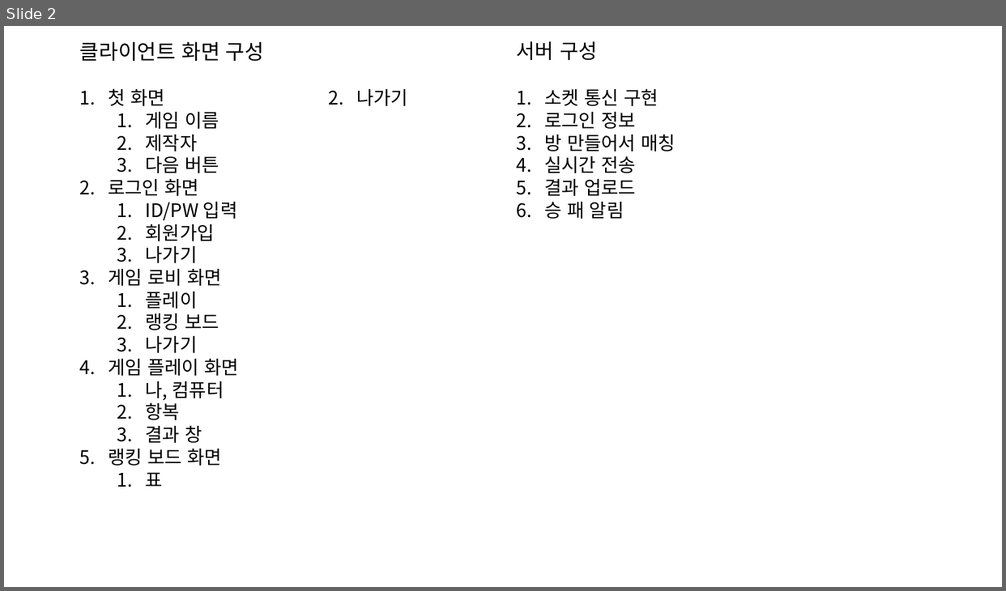
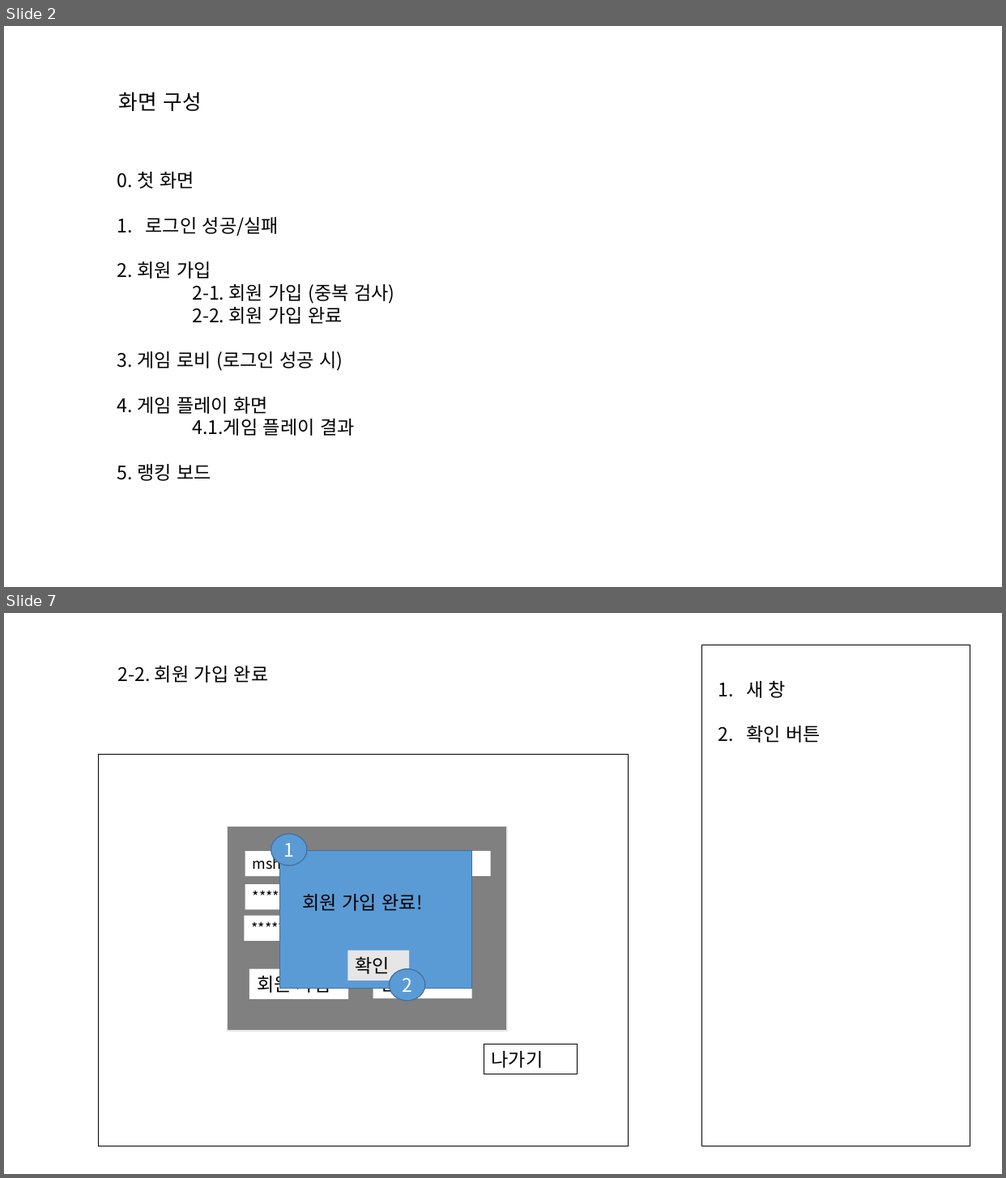
Before and after one commit to Hernameis/rockSissorsPaper_Online, a slide deck: StoryBoard.pptx. Shown one above the other, each under a label of ours: slide 2 before the commit, slides 2 and 7 after it; the slides between them are not shown. The pictures are 1006x591 and 1006x1178 pixels, drawn with LibreOffice and Linux fonts; fonts in the diff are those of the drawing. Boxes give left, top, right and bottom in pixels: in the first picture for what was removed or moved away, otherwise in the second. Text is boxed around its words. In the diff, an @@ line names an element or a change of style, - is before the commit and + after.

```diff
--- a/StoryBoard.pptx
+++ b/StoryBoard.pptx
@@ slide 7 added at (x1=4, y1=613, x2=1002, y2=1174), background #FFFFFF @@
@@ rectangle added at (x1=702, y1=645, x2=970, y2=1146), outline #000000 0.75 pt @@
@@ text added at (x1=118, y1=666, x2=269, y2=683), 18 pt, text #000000 @@
+2-2. 회원 가입 완료
@@ text added at (x1=746, y1=680, x2=820, y2=743), 18 pt, text #000000 @@
+1. 새 창
+2. 확인 버튼
@@ rectangle added at (x1=98, y1=755, x2=629, y2=1146), fill #FFFFFF, outline #000000 0.75 pt @@
@@ rectangle added at (x1=227, y1=827, x2=507, y2=1032), fill #808080, outline #E7E6E6 1 pt @@
@@ rectangle added at (x1=245, y1=851, x2=368, y2=876), fill #FFFFFF, 14 pt, text #000000 @@
+msh428
@@ ellipse added at (x1=271, y1=834, x2=307, y2=865), fill #5B9BD5, outline #43739E 1 pt, 18 pt, text #FFFFFF @@
+1
@@ rectangle added at (x1=279, y1=851, x2=472, y2=989), fill #5B9BD5, outline #43739E 1 pt @@
@@ rectangle added at (x1=396, y1=851, x2=491, y2=876), fill #FFFFFF @@
@@ rectangle added at (x1=245, y1=884, x2=368, y2=910), fill #FFFFFF, 14 pt, text #000000 @@
+********
@@ text added at (x1=303, y1=894, x2=423, y2=911), 18 pt, text #000000 @@
+회원 가입 완료!
@@ rectangle added at (x1=245, y1=915, x2=369, y2=941), fill #FFFFFF, 14 pt, text #000000 @@
+********
@@ rectangle added at (x1=347, y1=951, x2=409, y2=981), fill #E7E6E6, 18 pt, text #000000 @@
+확인
@@ rectangle added at (x1=249, y1=969, x2=348, y2=999), fill #FFFFFF, 18 pt, text #000000 @@
+회원 가입
@@ rectangle added at (x1=373, y1=969, x2=472, y2=999), fill #FFFFFF, 18 pt, text #000000 @@
+닫기
@@ ellipse added at (x1=390, y1=969, x2=425, y2=1001), fill #5B9BD5, outline #43739E 1 pt, 18 pt, text #FFFFFF @@
+2
@@ rectangle added at (x1=484, y1=1044, x2=577, y2=1074), outline #000000 0.75 pt, 18 pt, text #000000 @@
+나가기
@@ slide 2 changed as well @@
@@ text removed at (x1=517, y1=41, x2=597, y2=60) @@
-서버 구성
@@ title at (x1=119, y1=92, x2=201, y2=111): text changed @@
-클라이언트 화면 구성
+화면 구성
@@ text removed at (x1=544, y1=89, x2=676, y2=219) @@
-1. 소켓 통신 구현
-2. 로그인 정보
-3. 방 만들어서 매칭
-4. 실시간 전송
-5. 결과 업로드
-6. 승 패 알림
@@ text "0. 첫 화면" at (x1=117, y1=171, x2=394, y2=481): columns 2 to 1 @@
@@ text at (x1=117, y1=171, x2=394, y2=481): text changed @@
-1. 첫 화면
-  1. 게임 이름
-  2. 제작자
-  3. 다음 버튼
-2. 로그인 화면
-  1. ID/PW 입력
-  2. 회원가입
-  3. 나가기
-3. 게임 로비 화면
-  1. 플레이
-  2. 랭킹 보드
-  3. 나가기
-4. 게임 플레이 화면
-  1. 나, 컴퓨터
-  2. 항복
-  3. 결과 창
-5. 랭킹 보드 화면
-  1. 표
-  2. 나가기
+  0. 첫 화면
+  1. 로그인 성공/실패
+  2. 회원 가입
+  2-1. 회원 가입 (중복 검사)
+  2-2. 회원 가입 완료
+  3. 게임 로비 (로그인 성공 시)
+  4. 게임 플레이 화면
+  4.1.게임 플레이 결과
+  5. 랭킹 보드
```
Also in this commit, not shown: 5 other slides changed, 4 other slides added, 8 slides removed, 20 other files.
